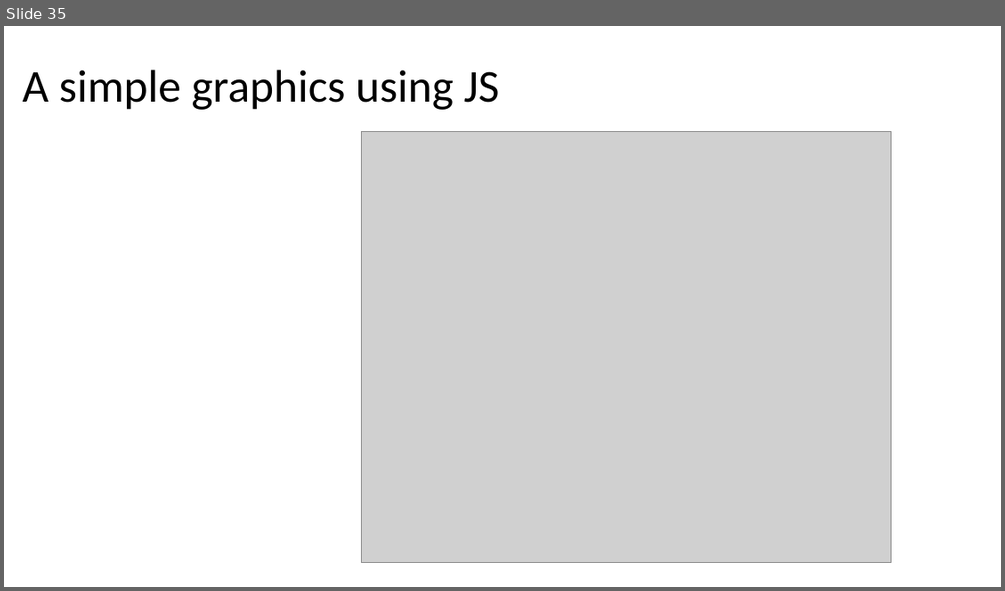
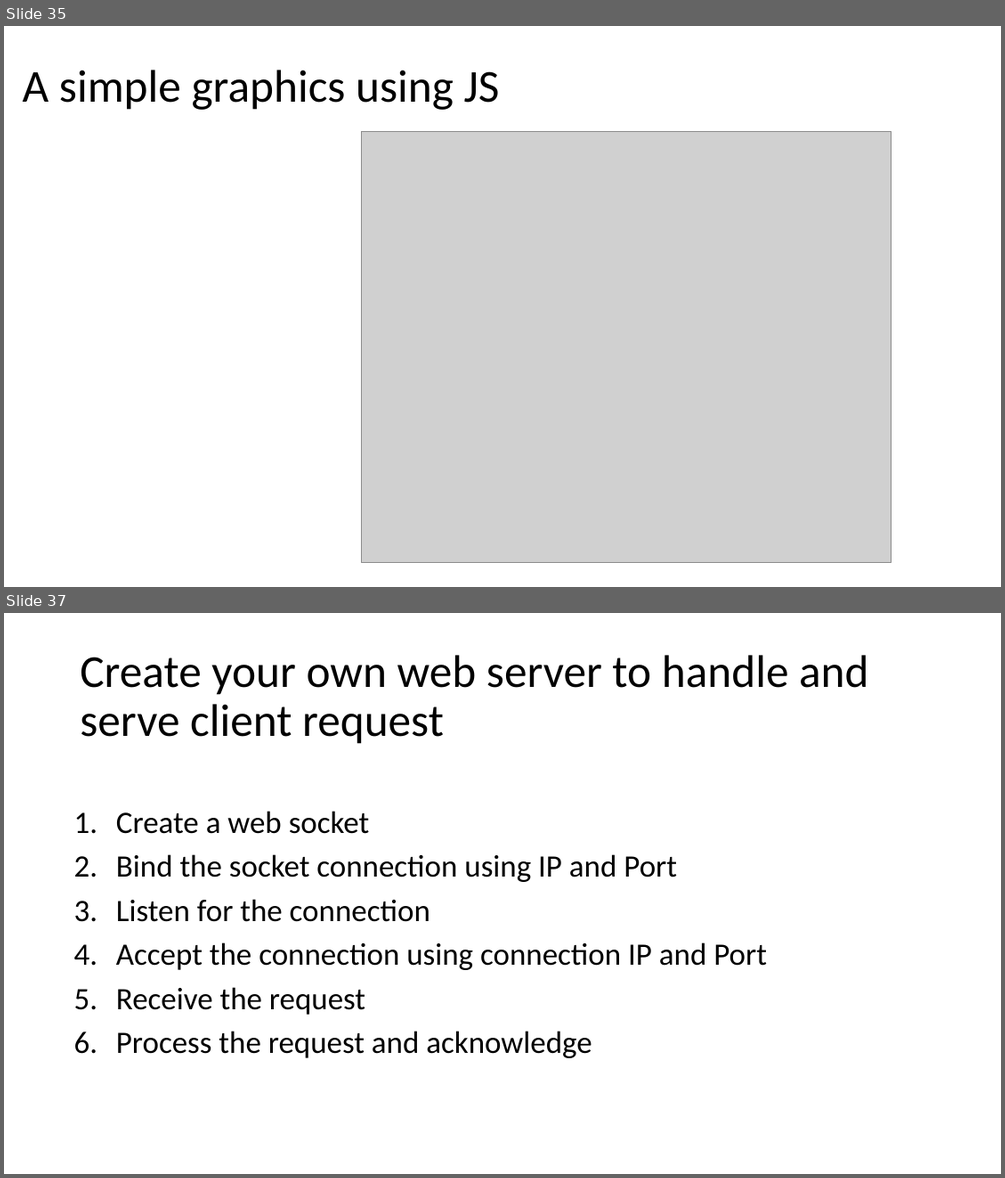
Before and after one commit to sibichakkaravarthy/CSE4004--WebTechnologies, a slide deck: WT_LAB.pptx. Shown one above the other, each under a label of ours: slide 35 before the commit, slides 35 and 37 after it; the slides between them are not shown. The pictures are 1005x591 and 1005x1178 pixels, drawn with LibreOffice and Linux fonts; fonts in the diff are those of the drawing; grey boxes stand for pictures. Boxes give left, top, right and bottom in pixels: in the first picture for what was removed or moved away, otherwise in the second. Text is boxed around its words. In the diff, an @@ line names an element or a change of style, - is before the commit and + after.

Commit message:
Web server

```diff
--- a/WT_LAB.pptx
+++ b/WT_LAB.pptx
@@ slide 37 added at (x1=4, y1=613, x2=1001, y2=1174), background #FFFFFF @@
@@ title added at (x1=80, y1=655, x2=868, y2=744), 44 pt, text #000000 @@
+Create your own web server to handle and serve client request
@@ text added at (x1=116, y1=811, x2=767, y2=1058), 30 pt, text #000000 @@
+1. Create a web socket
+2. Bind the socket connection using IP and Port
+3. Listen for the connection
+4. Accept the connection using connection IP and Port
+5. Receive the request
+6. Process the request and acknowledge
```
Also in this commit, not shown: 2 slides changed, 7 other slides added.
